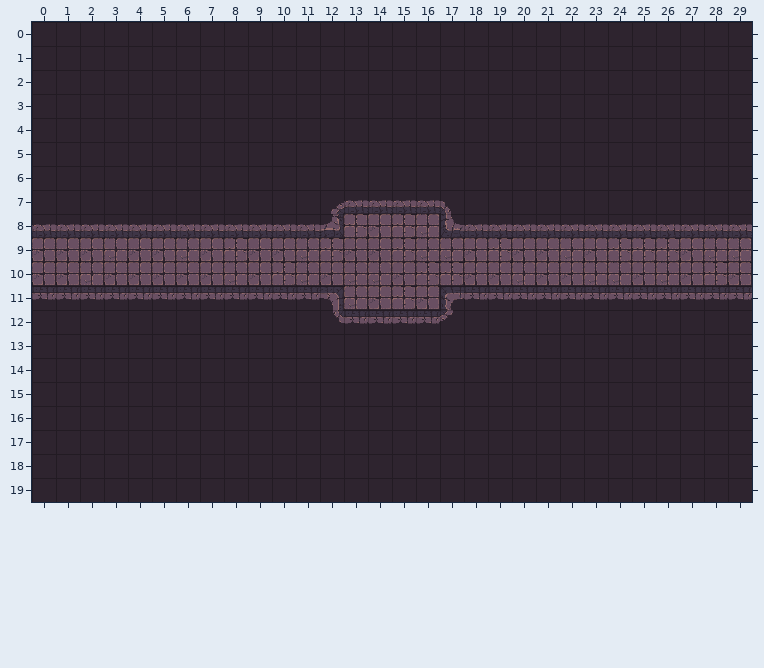
Level history. Tiled map: assets/maps/Dungeon/Hall/MapxRxL.tmx. That is the earlier state.
Cells are 32x32 px. Shown: x 0..29, y 0..19.
And afterwards:
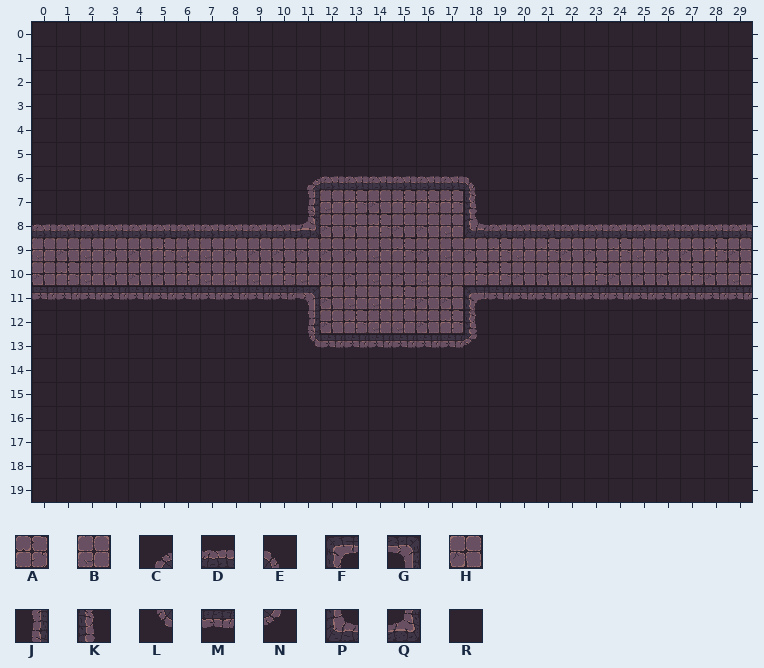
Key: from "Dungeon Crawler Tileset": A 0, B 1, C 2, D 3, E 4, F 5, G 8, H 10, J 12, K 14, L 22, M 23, N 24, P 35, Q 38, R 57.
_ is an empty cell.
Tiles replaced or removed in this view: A, B, C, D, E, F, G, H, L, M, N, P, Q, R.
The exact change:
Changed rows in their new state; . is an unchanged cell.
Layer "Tile layer 1":
first column x 0:
 6 ...........CDDDDDDE...........
 7 ...........JBAHAAAK...........
 8 ...........QHHAHHBP...........
 9 B.BH.A.BH..HH.B.H...BAH..BH.AH
10 .A....AB.B...H..BHAAH..AH.HAHB
11 ...........GH.B..HF...........
12 ...........JHABBHAK...........
13 ...........LMMMMMMN...........
